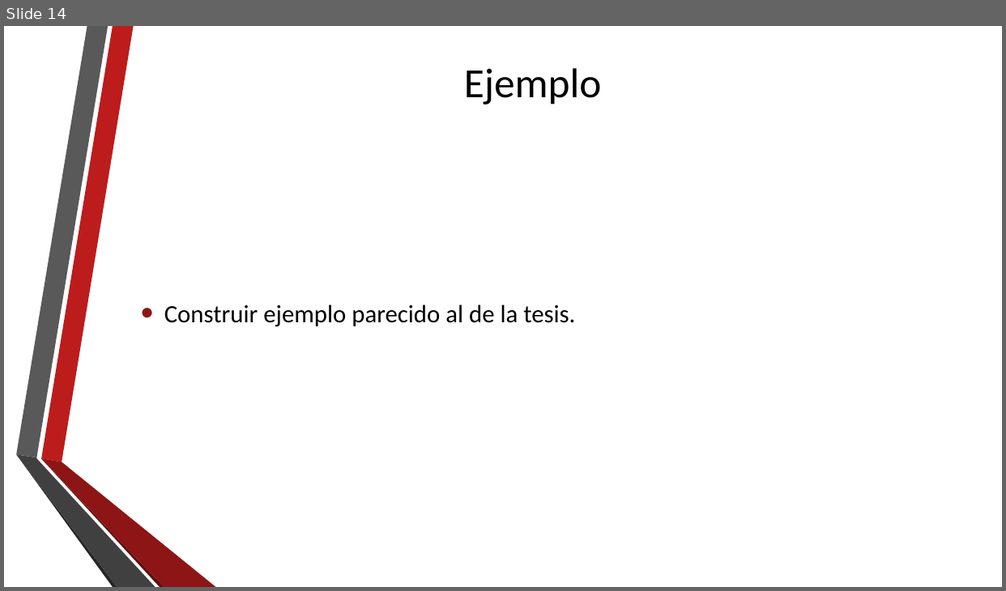
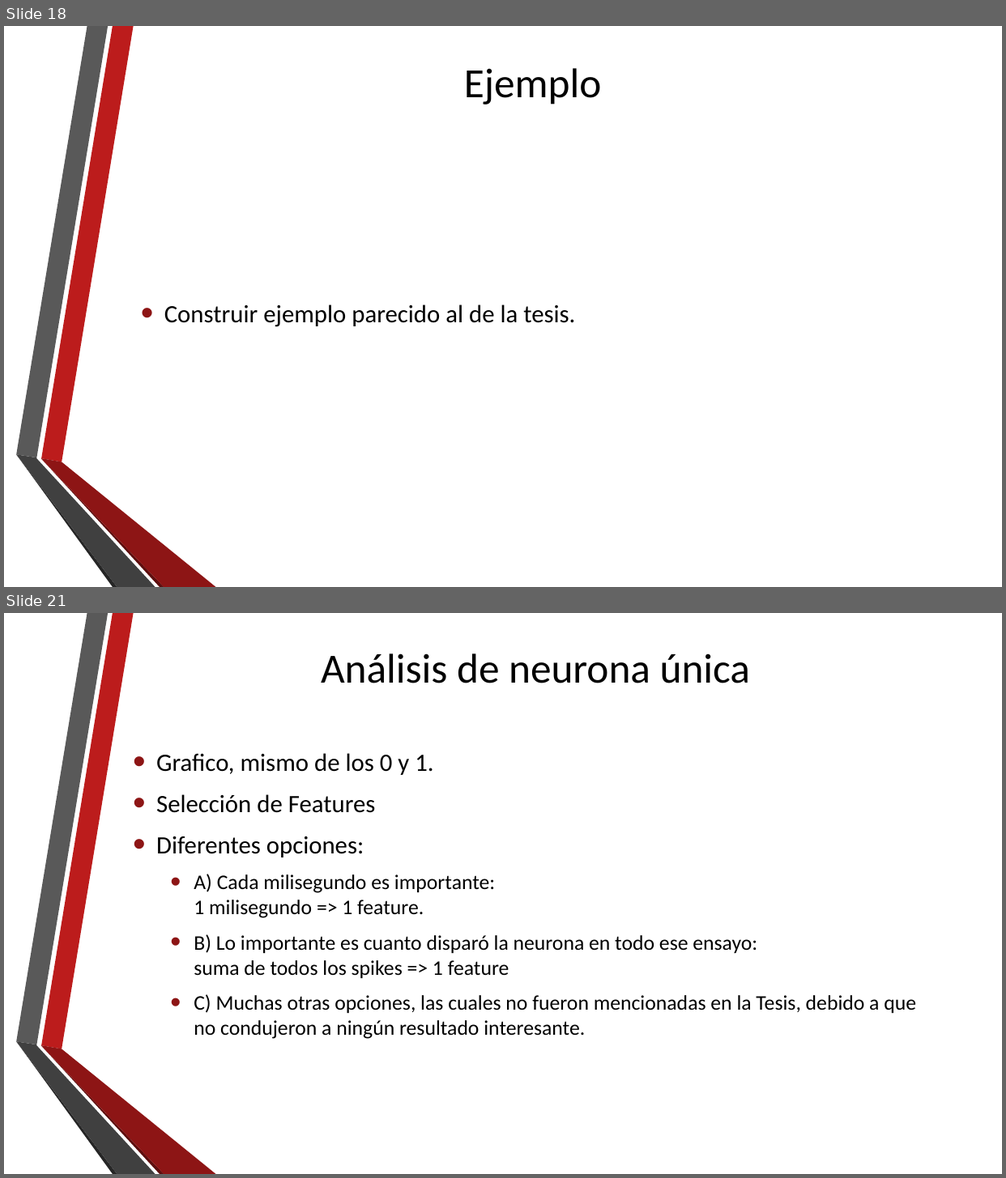
Before and after one commit to neozero86/tesis-megea, a slide deck: Presentacion/PresentacionTesis.pptx. Shown one above the other, each under a label of ours: slide 14 before the commit, slides 18 and 21 after it; the slides between them are not shown. The pictures are 1006x591 and 1006x1178 pixels, drawn with LibreOffice and Linux fonts; fonts in the diff are those of the drawing; background and template pictures are left out. Boxes give left, top, right and bottom in pixels: in the first picture for what was removed or moved away, otherwise in the second. Text is boxed around its words. In the diff, an @@ line names an element or a change of style, - is before the commit and + after.

```diff
--- a/Presentacion/PresentacionTesis.pptx
+++ b/Presentacion/PresentacionTesis.pptx
@@ slide 21 added at (x1=4, y1=613, x2=1002, y2=1174), background picture (left out); not listed: 6 template elements that a slide beside it also shows @@
@@ title added at (x1=321, y1=653, x2=750, y2=683), 40 pt, text #000000 @@
+Análisis de neurona única
@@ text added at (x1=156, y1=753, x2=916, y2=1039), 20 pt, text #000000 @@
+• Grafico, mismo de los 0 y 1.
+• Selección de Features
+• Diferentes opciones:
+  • A) Cada milisegundo es importante:
+    1 milisegundo => 1 feature.
+  • B) Lo importante es cuanto disparó la neurona en todo ese ensayo:
+    suma de todos los spikes => 1 feature
+  • C) Muchas otras opciones, las cuales no fueron mencionadas en la Tesis, debido a que no condujeron a ningún resultado interesante.
@@ what was slide 14 is now slide 18 @@
```
Also in this commit, not shown: 3 slides changed, 52 other slides added, 1 slide removed, 3 other files.
